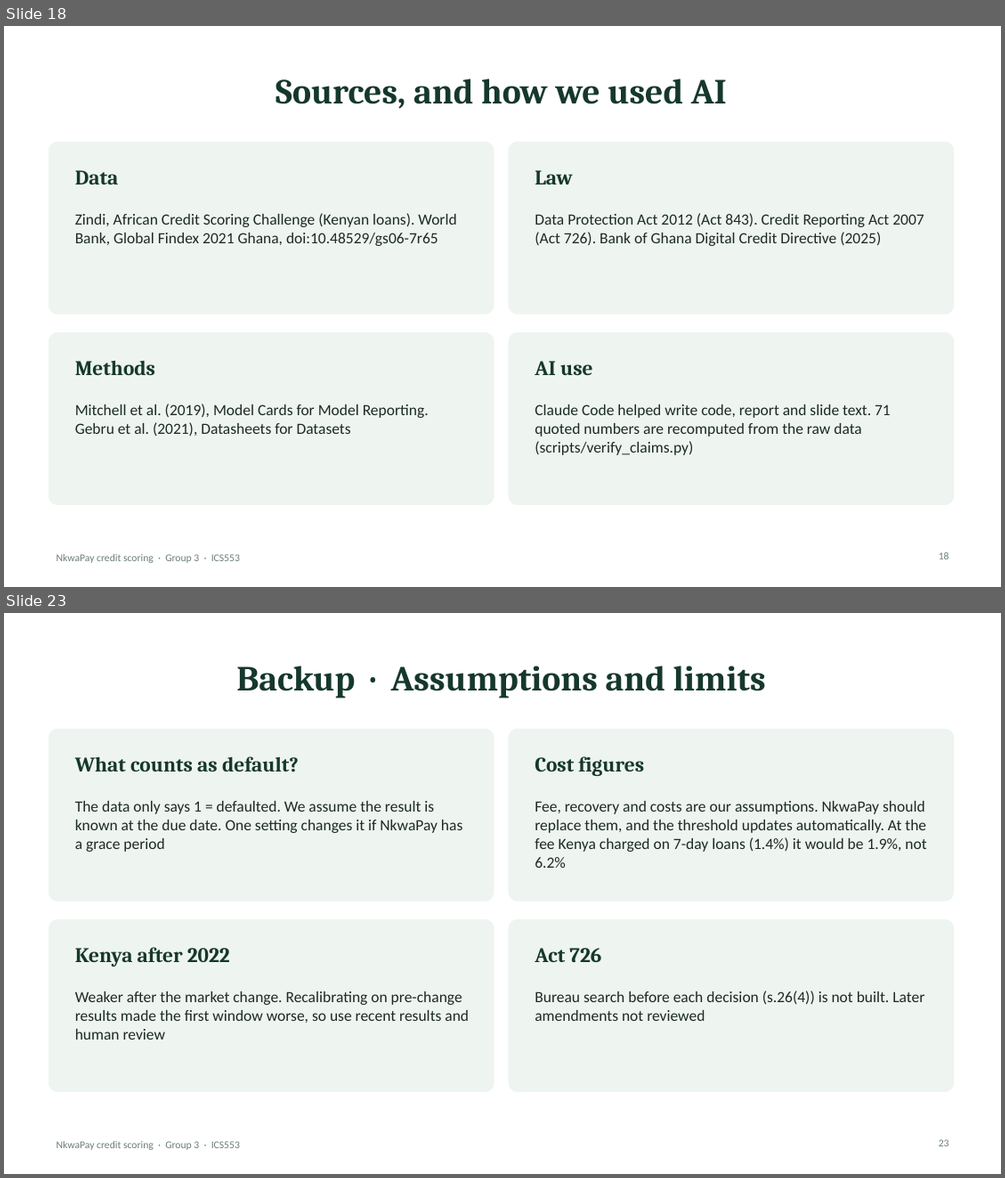
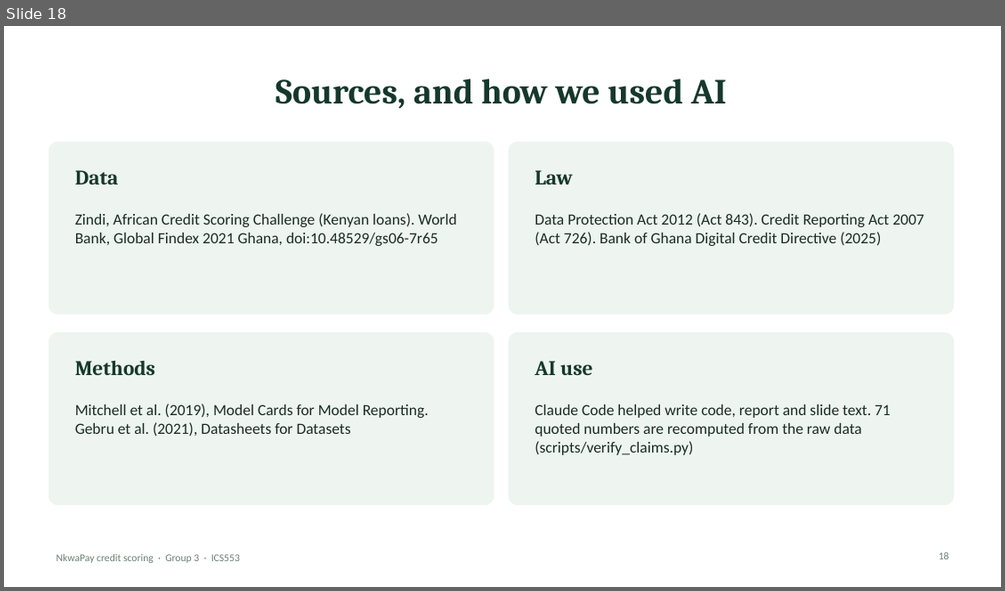
Before and after one commit to ASU-MICS-2028/mle-group-3-prosit-2, a slide deck: slides/NkwaPay_Debrief_Present.pptx. Shown one above the other, each under a label of ours: slides 18 and 23 before the commit, slide 18 after it; the slides between them are not shown. The pictures are 1005x1178 and 1005x591 pixels, drawn with LibreOffice and Linux fonts; fonts in the diff are those of the drawing. Boxes give left, top, right and bottom in pixels: in the first picture for what was removed or moved away, otherwise in the second. Text is boxed around its words. In the diff, an @@ line names an element or a change of style, - is before the commit and + after.

```diff
--- a/slides/NkwaPay_Debrief_Present.pptx
+++ b/slides/NkwaPay_Debrief_Present.pptx
@@ slide 23 removed at (4,613,1001,1174), background #FFFFFF; not listed: 1 template element that a slide beside it also shows @@
@@ title removed at (236,666,766,698) @@
-Backup · Assumptions and limits
@@ rounded rectangle removed at (48,729,494,900) @@
@@ rounded rectangle removed at (509,729,954,900) @@
@@ text removed at (75,756,299,772) @@
-What counts as default?
@@ text removed at (534,756,644,776) @@
-Cost figures
@@ text removed at (75,801,462,852) @@
-The data only says 1 = defaulted. We assume the result is known at the due date. One setting changes it if NkwaPay has a grace period
@@ text removed at (534,801,926,868) @@
-Fee, recovery and costs are our assumptions. NkwaPay should replace them, and the threshold updates automatically. At the fee Kenya charged on 7-day loans (1.4%) it would be 1.9%, not 6.2%
@@ rounded rectangle removed at (48,919,494,1092) @@
@@ rounded rectangle removed at (509,919,954,1092) @@
@@ text removed at (75,947,230,966) @@
-Kenya after 2022
@@ text removed at (534,948,601,962) @@
-Act 726
@@ text removed at (75,991,469,1039) @@
-Weaker after the market change. Recalibrating on pre-change results made the first window worse, so use recent results and human review
@@ text removed at (534,990,924,1021) @@
-Bureau search before each decision (s.26(4)) is not built. Later amendments not reviewed
@@ page number removed at (938,1139,949,1146) @@
-23
```
Also in this commit, not shown: 4 other slides removed, 1 other file.
